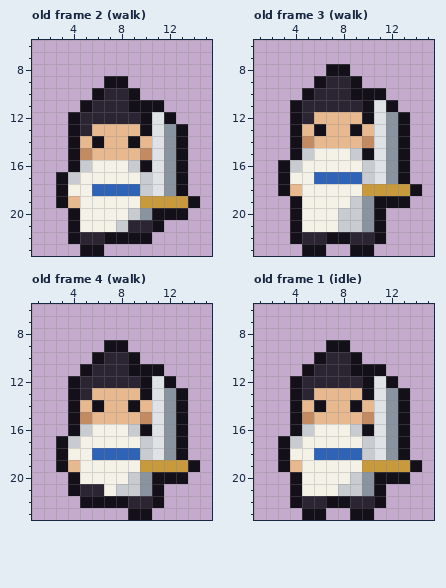
Edited in one commit: pixel-art file (art/bodies/orthodox.aseprite). Above, as it was before the edit.
16x24 pixels, 5 frames. Shown: old frame 2 (walk): x 1..15, y 6..23; old frame 3 (walk): x 1..15, y 6..23; old frame 4 (walk): x 1..15, y 6..23; old frame 1 (idle): x 1..15, y 6..23. The commit also changed other frames, which this record leaves out.
The result:
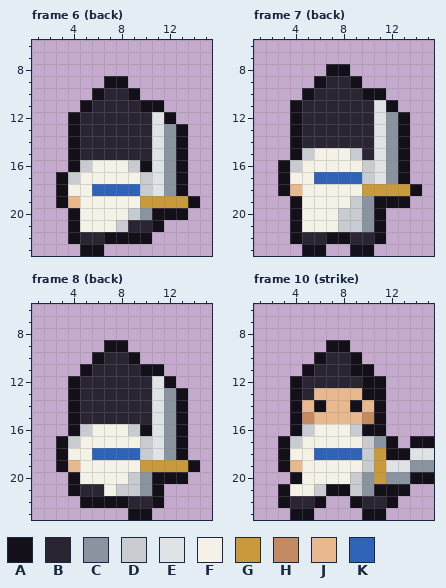
Palette (. is transparent): A #14101a  B #2a2433  C #8a94a0  D #c8ccd0  E #dfe3e6  F #f4f1e6  G #c99a3c  H #c48a62  J #e8b98e  K #2f63b8
A new or re-ordered frame is compared with the old frame closest to it.
What changed:
frames 5 -> 22
--- frame 6 (back) is new; against old frame 2 (walk)
@@ x 3..12 @@
 10 ...ABBA...
-11 ..ABBBAAA.
-12 .ABBBBBAEA
-13 .ABJJJJAEC
-14 .AJAJJAJEC
-15 .AHJJJJHEC
+11 ..ABBBBAA.
+12 .ABBBBBBEA
+13 .ABBBBBBEC
+14 .ABBBBBBEC
+15 .ABBBBBBEC
 16 .ADFFFDAEC
--- frame 7 (back) is new; against old frame 3 (walk)
@@ x 3..12 @@
  9 ...ABBA...
-10 ..ABBBAAA.
-11 .ABBBBBAEA
-12 .ABJJJJAEC
-13 .AJAJJAJEC
-14 .AHJJJJHEC
-15 .ADFFFDAEC
+10 ..ABBBBAA.
+11 .ABBBBBBEA
+12 .ABBBBBBEC
+13 .ABBBBBBEC
+14 .ABBBBBBEC
+15 .ADFFFDBEC
 16 ADFFFFFDEC
--- frame 8 (back) is new; against old frame 4 (walk): the same change as frame 6 (back)
--- frame 10 (strike) is new; against old frame 1 (idle)
@@ x 1..15 @@
 10 .....ABBA......
-11 ....ABBBAAA....
-12 ...ABBBBBAEA...
-13 ...ABJJJJAECA..
-14 ...AJAJJAJECA..
-15 ...AHJJJJHECA..
-16 ...ADFFFDAECA..
-17 ..ADFFFFFDECA..
-18 ..AFFKKKKDECA..
-19 ..AJFFFFFGGGGA.
-20 ...AFFFFDCAAA..
-21 ...AFFFDDCA....
-22 ...ABBAABBA....
-23 ....AA..AA.....
+11 ....ABBBAA.....
+12 ...ABBBBBAA....
+13 ...ABJJJJAA....
+14 ...AJAJJAJA....
+15 ...AHJJJJHA....
+16 ...ADFFFDAA....
+17 ..ADFFFFFDCA.AA
+18 ..AFFKKKKDGAAEE
+19 ..AJFFFFFDGEECC
+20 ...AFFFFDCGCCAA
+21 ..AFFDAADCAAA..
+22 ..ABBA..ABBA...
+23 ...AA....AA....
Where, in picture pixels (left, top, right, bottom), the same in both pictures:
changed: (80, 100, 152, 160)
changed: (302, 88, 374, 160)
changed: (80, 364, 152, 424)
changed: (278, 364, 434, 520)
